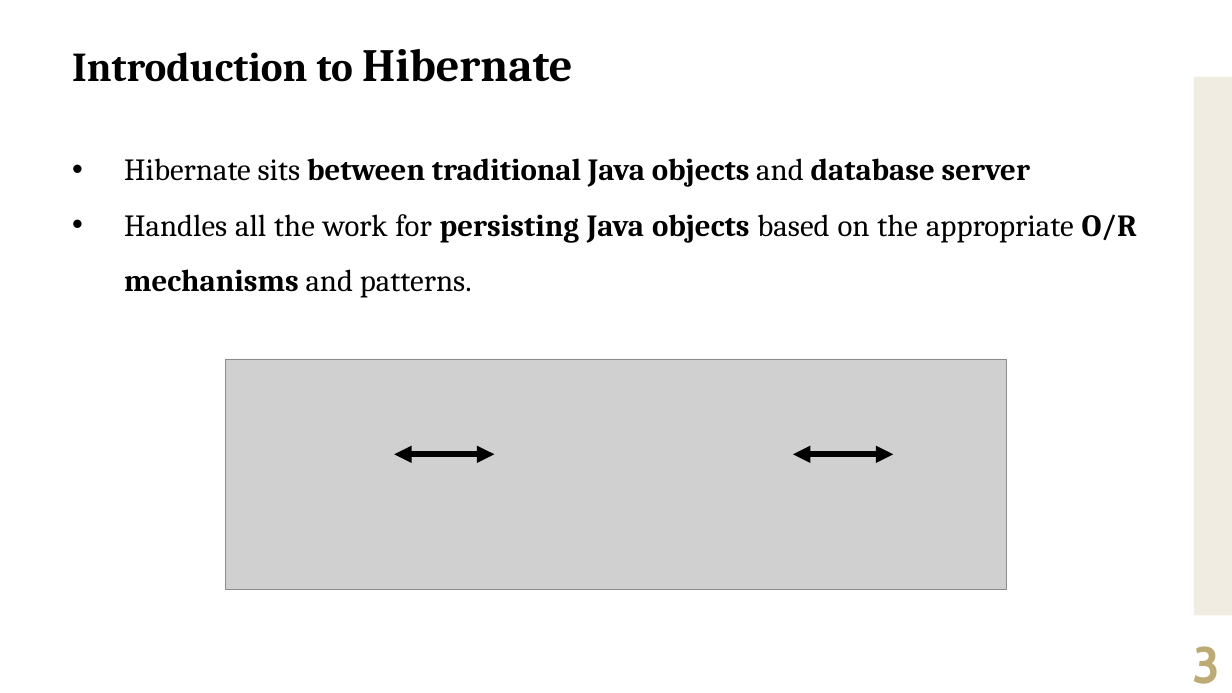
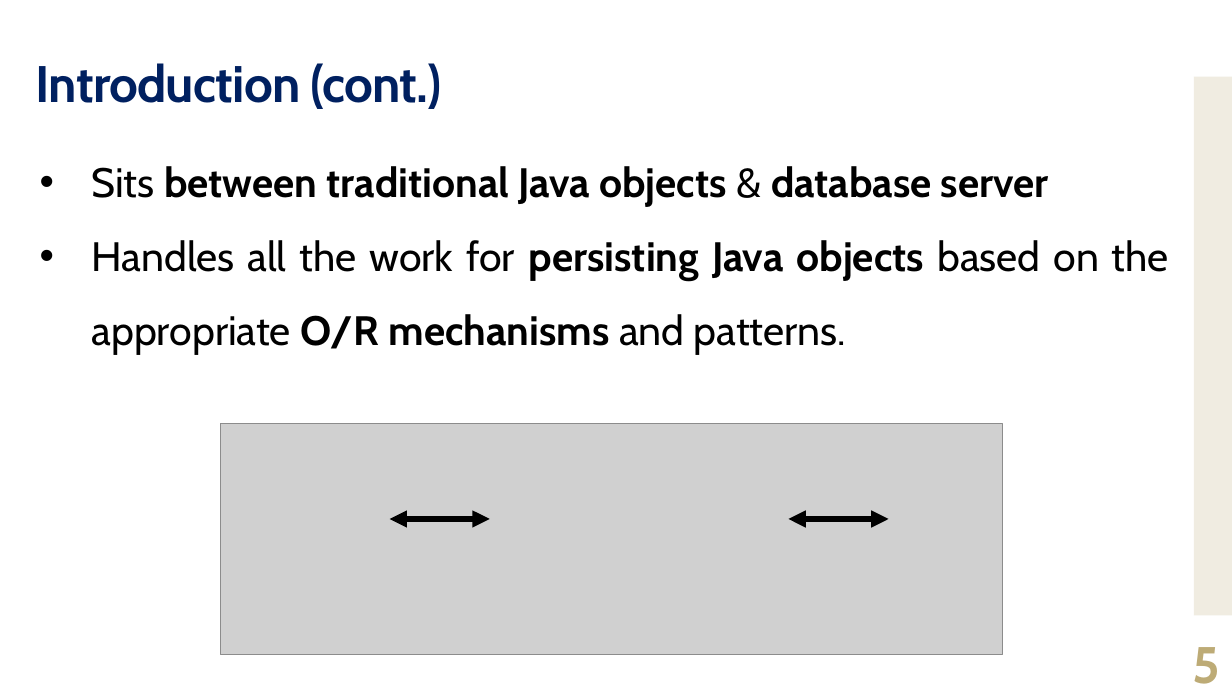
Before and after one commit to jrambasana/AJP2022-material, a slide deck: slide 5 of AJP Slides/AJP (01ce0502) - Unit 6 - Hibernate 01.pptx (slide 3 before the commit). Drawn at 1232x693 pixels with LibreOffice and Linux fonts; fonts in the diff are those of the drawing; grey boxes stand for pictures. Boxes give left, top, right and bottom in pixels: in the first picture for what was removed or moved away, otherwise in the second. Text is boxed around its words. In the diff, an @@ line names an element or a change of style, - is before the commit and + after.

```diff
--- a/AJP Slides/AJP (01ce0502) - Unit 6 - Hibernate 01.pptx
+++ b/AJP Slides/AJP (01ce0502) - Unit 6 - Hibernate 01.pptx
@@ text removed at [72, 49, 572, 82] @@
-Introduction to Hibernate
@@ title added at [36, 63, 441, 109], 40 pt, text #002060, bold @@
+Introduction (cont.)
@@ text "Sits between traditional Java objects ...": place and size @@
-text "Sits between traditional Java objects ..." at [124, 158, 1137, 298]
+text "Sits between traditional Java objects ..." at [91, 166, 1169, 354]
@@ text at [91, 166, 1049, 207]: text changed; size 24 to 32 pt; font Cambria to Cabin @@
-• Hibernate sits between traditional Java objects and database server
+• Sits between traditional Java objects & database server
@@ text at [91, 240, 1169, 354]: size 24 to 32 pt, font Cambria to Cabin in "Handles all the work for persisting Java ..." @@
@@ 2 double arrows, 1 picture: place and size @@
-2 double arrows, 1 picture at [226, 360, 1007, 591]
+2 double arrows, 1 picture at [221, 424, 1003, 655]
@@ page number at [1192, 647, 1220, 684]: text changed @@
-3
+5
```
Also in this commit, not shown: 63 other slides changed, 5 slides added.
